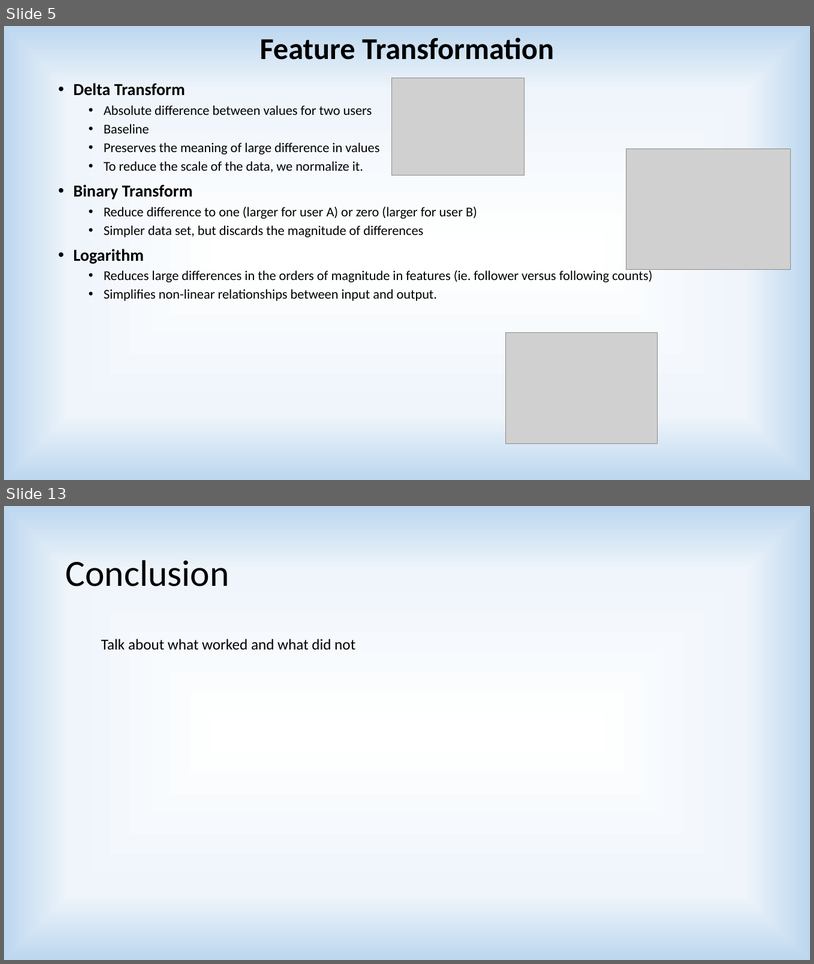
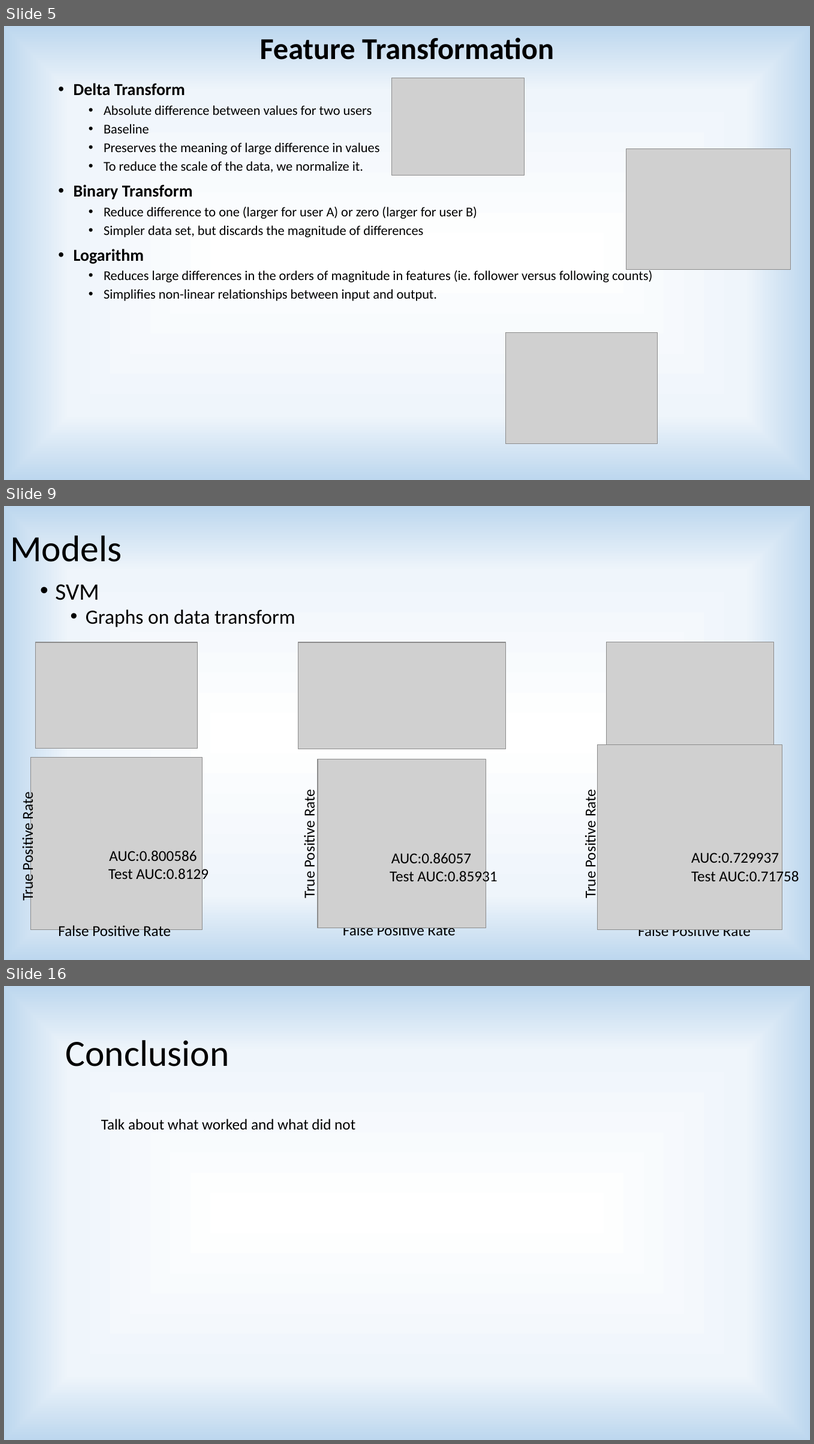
Before and after one commit to akshaymehra24/who-is-more-influential, a slide deck: Predicting Influencers in a Social Network.pptx. Shown one above the other, each under a label of ours: slides 5 and 13 before the commit, slides 5, 9 and 16 after it; the slides between them are not shown. The pictures are 814x964 and 814x1444 pixels, drawn with LibreOffice and Linux fonts; fonts in the diff are those of the drawing; grey boxes stand for pictures. Boxes give left, top, right and bottom in pixels: in the first picture for what was removed or moved away, otherwise in the second. Text is boxed around its words. In the diff, an @@ line names an element or a change of style, - is before the commit and + after.

```diff
--- a/Predicting Influencers in a Social Network.pptx
+++ b/Predicting Influencers in a Social Network.pptx
@@ slide 9 added at bbox=[4, 506, 810, 960], background gradient #FFFFFF to #EFF5FB to #BDD7EE @@
@@ title added at bbox=[10, 535, 122, 562], 44 pt, text #000000 @@
+Models
@@ text added at bbox=[55, 584, 296, 627], 24 pt, text #000000 @@
+• SVM
+  • Graphs on data transform
@@ picture added at bbox=[35, 642, 197, 748] @@
@@ picture added at bbox=[298, 642, 506, 748] @@
@@ picture added at bbox=[606, 642, 775, 745] @@
@@ picture added at bbox=[30, 757, 203, 930] @@
@@ picture added at bbox=[598, 745, 783, 930] @@
@@ picture added at bbox=[318, 759, 486, 928] @@
@@ text added at bbox=[300, 792, 319, 897], 18 pt, text #000000 @@
+True Positive Rate
@@ text added at bbox=[581, 792, 600, 897], 18 pt, text #000000 @@
+True Positive Rate
@@ text added at bbox=[18, 794, 37, 900], 18 pt, text #000000 @@
+True Positive Rate
@@ text added at bbox=[109, 850, 197, 861], 18 pt, text #000000 @@
+AUC:0.800586
@@ text added at bbox=[392, 853, 471, 863], 18 pt, text #000000 @@
+AUC:0.86057
@@ text added at bbox=[692, 852, 779, 862], 18 pt, text #000000 @@
+AUC:0.729937
@@ text added at bbox=[108, 867, 209, 883], 18 pt, text #000000 @@
+Test AUC:0.8129
@@ text added at bbox=[390, 868, 497, 885], 18 pt, text #000000 @@
+Test AUC:0.85931
@@ text added at bbox=[692, 869, 799, 885], 18 pt, text #000000 @@
+Test AUC:0.71758
@@ text added at bbox=[58, 925, 171, 936], 18 pt, text #000000 @@
+False Positive Rate
@@ text added at bbox=[343, 927, 455, 935], 18 pt, text #000000 @@
+False Positive Rate
@@ text added at bbox=[638, 929, 751, 936], 18 pt, text #000000 @@
+False Positive Rate
@@ what was slide 13 is now slide 16 @@
```
Also in this commit, not shown: 5 slides changed, 4 other slides added, 2 slides removed, 28 other files.
